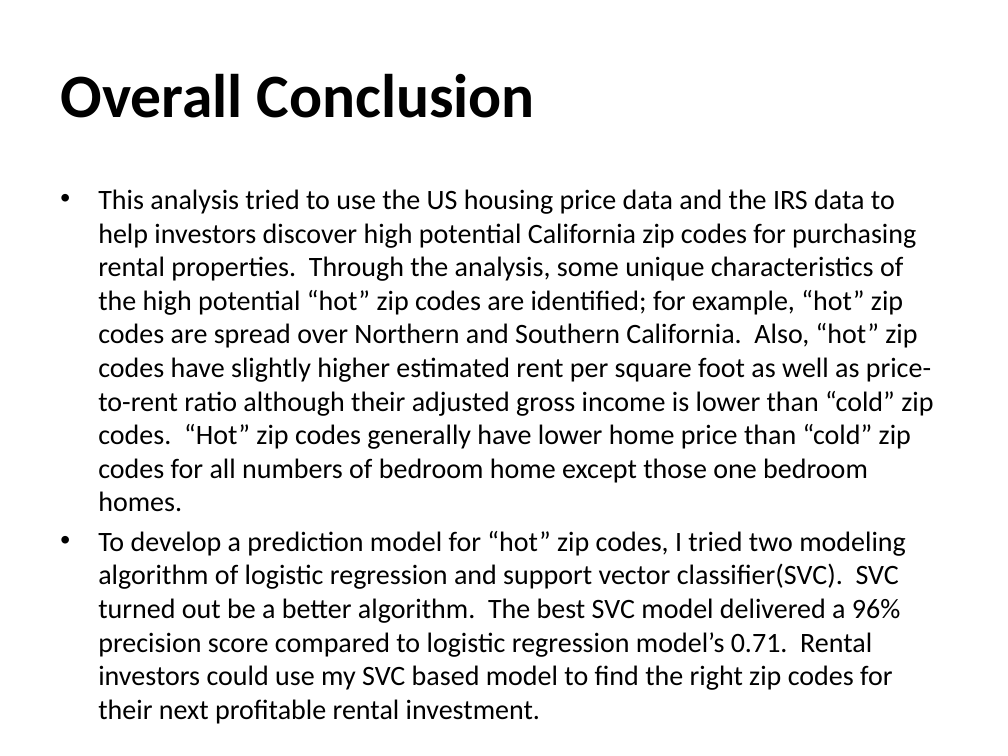
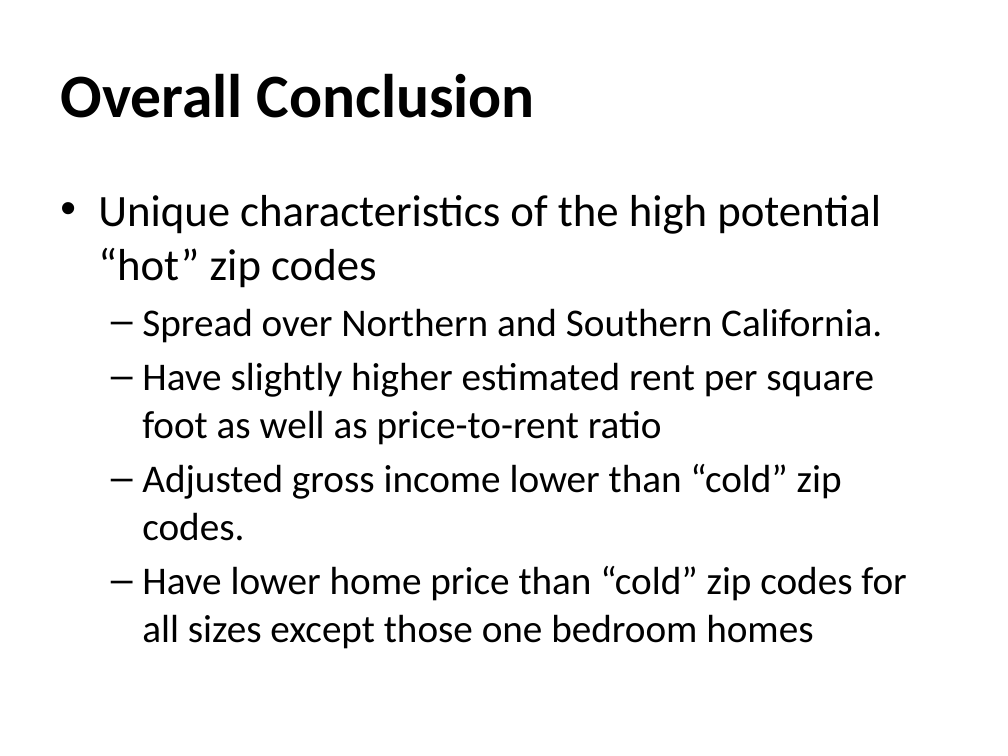
Before and after one commit to wlau0721/sliderule, a slide deck: slide 18 of CapstoneProject/CapstoneFinalReportPresentation-RentalInvestmentAnalysis.pptx (slide 17 before the commit). Drawn at 1008x756 pixels with LibreOffice and Linux fonts; fonts in the diff are those of the drawing. Boxes give left, top, right and bottom in pixels: in the first picture for what was removed or moved away, otherwise in the second. Text is boxed around its words. In the diff, an @@ line names an element or a change of style, - is before the commit and + after.

```diff
--- a/CapstoneProject/CapstoneFinalReportPresentation-RentalInvestmentAnalysis.pptx
+++ b/CapstoneProject/CapstoneFinalReportPresentation-RentalInvestmentAnalysis.pptx
@@ text at box(98, 195, 906, 649): text changed; size 20 to 28 pt @@
-• This analysis tried to use the US housing price data and the IRS data to help investors discover high potential California zip codes for purchasing rental properties. Through the analysis, some unique characteristics of the high potential “hot” zip codes are identified; for example, “hot” zip codes are spread over Northern and Southern California. Also, “hot” zip codes have slightly higher estimated rent per square foot as well as price-to-rent ratio although their adjusted gross income is lower than “cold” zip codes. “Hot” zip codes generally have lower home price than “cold” zip codes for all numbers of bedroom home except those one bedroom homes.
-• To develop a prediction model for “hot” zip codes, I tried two modeling algorithm of logistic regression and support vector classifier(SVC). SVC turned out be a better algorithm. The best SVC model delivered a 96% precision score compared to logistic regression model’s 0.71. Rental investors could use my SVC based model to find the right zip codes for their next profitable rental investment.
+• Unique characteristics of the high potential “hot” zip codes
+  – Spread over Northern and Southern California.
+  – Have slightly higher estimated rent per square foot as well as price-to-rent ratio
+  – Adjusted gross income lower than “cold” zip codes.
+  – Have lower home price than “cold” zip codes for all sizes except those one bedroom homes
```
Also in this commit, not shown: 12 other slides changed, 2 slides added, 2 other files.
